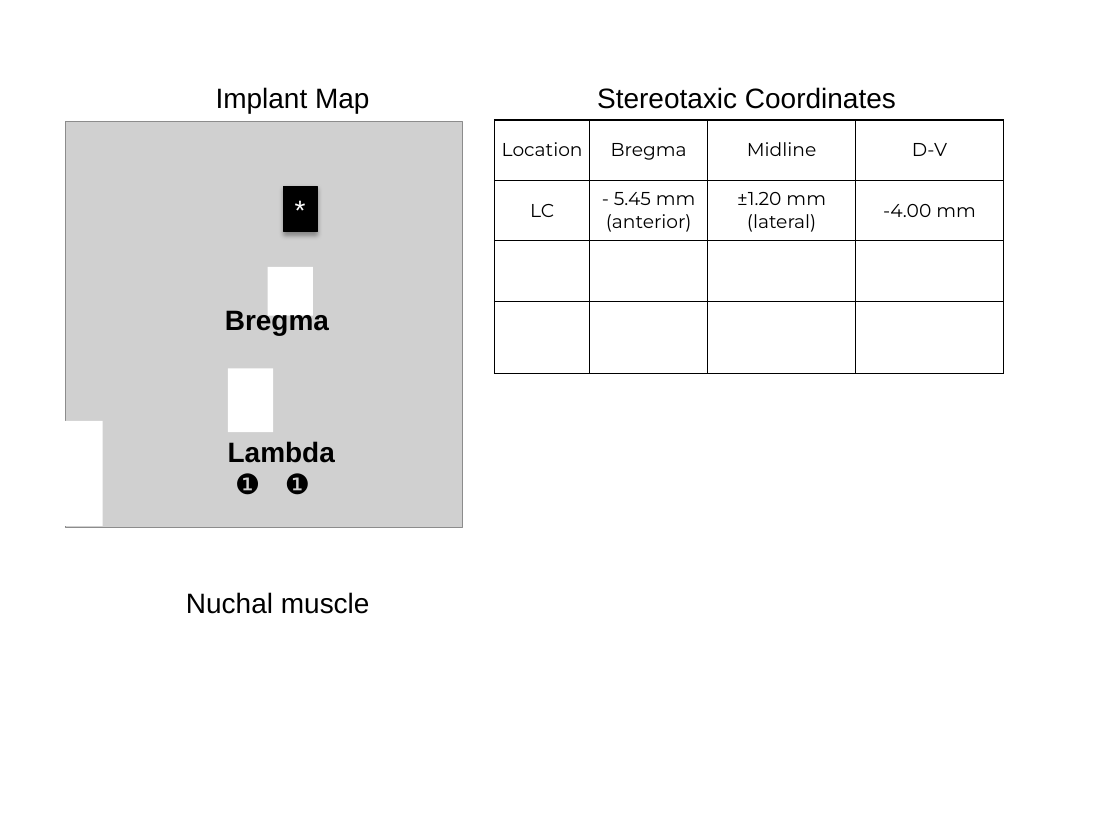
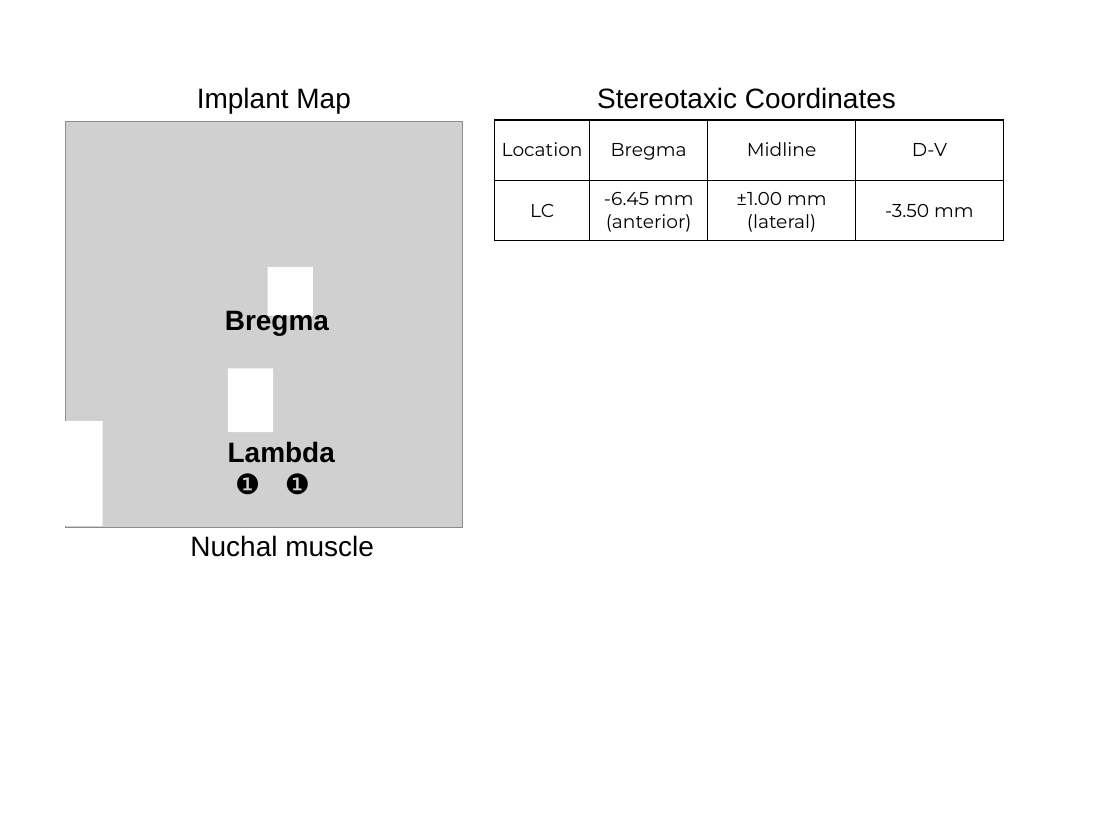
Before and after one commit to korkam/KamLab, a slide deck: slide 1 of _Experiments/_Surgery/_templates/LC-injection.pptx. Drawn at 1120x840 pixels with LibreOffice and Linux fonts; fonts in the diff are those of the drawing; grey boxes stand for pictures. Boxes give left, top, right and bottom in pixels: in the first picture for what was removed or moved away, otherwise in the second. Text is boxed around its words. In the diff, an @@ line names an element or a change of style, - is before the commit and + after.

```diff
--- a/_Experiments/_Surgery/_templates/LC-injection.pptx
+++ b/_Experiments/_Surgery/_templates/LC-injection.pptx
@@ text "Implant Map": place and size @@
-text "Implant Map" at bbox=[216, 87, 369, 113]
+text "Implant Map" at bbox=[197, 87, 350, 113]
@@ table at bbox=[495, 120, 1004, 241] @@
-row 2: LC | - 5.45 mm (anterior) | ±1.20 mm (lateral) | -4.00 mm
-row 3:  |  |  | 
-row 4:  |  |  | 
+row 2: LC | -6.45 mm (anterior) | ±1.00 mm (lateral) | -3.50 mm
@@ rectangle removed at bbox=[283, 187, 317, 232] @@
-*
@@ text "Nuchal muscle": place and size @@
-text "Nuchal muscle" at bbox=[186, 592, 370, 614]
+text "Nuchal muscle" at bbox=[190, 535, 374, 557]
```
Also in this commit, not shown: 4 other files.
